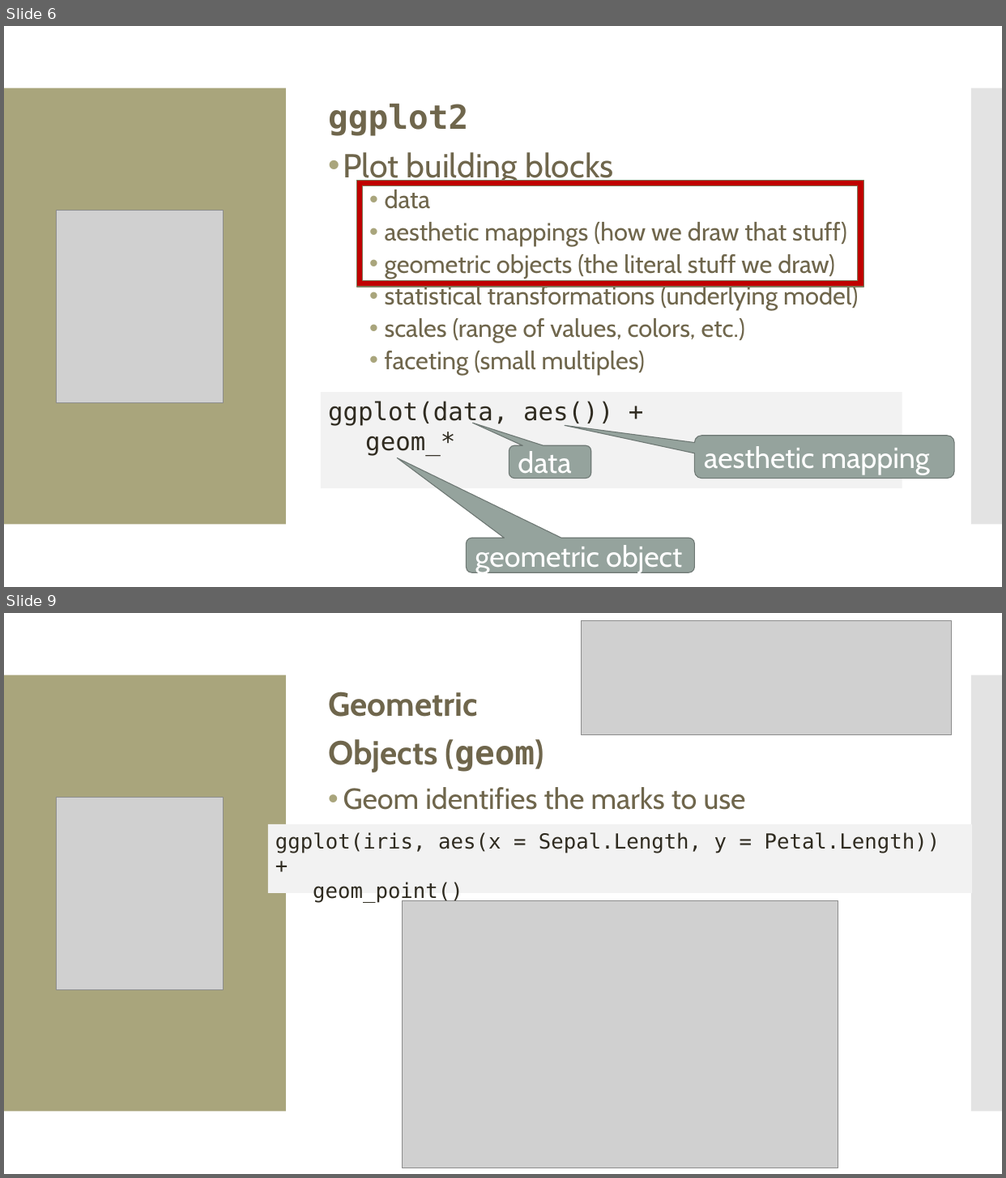
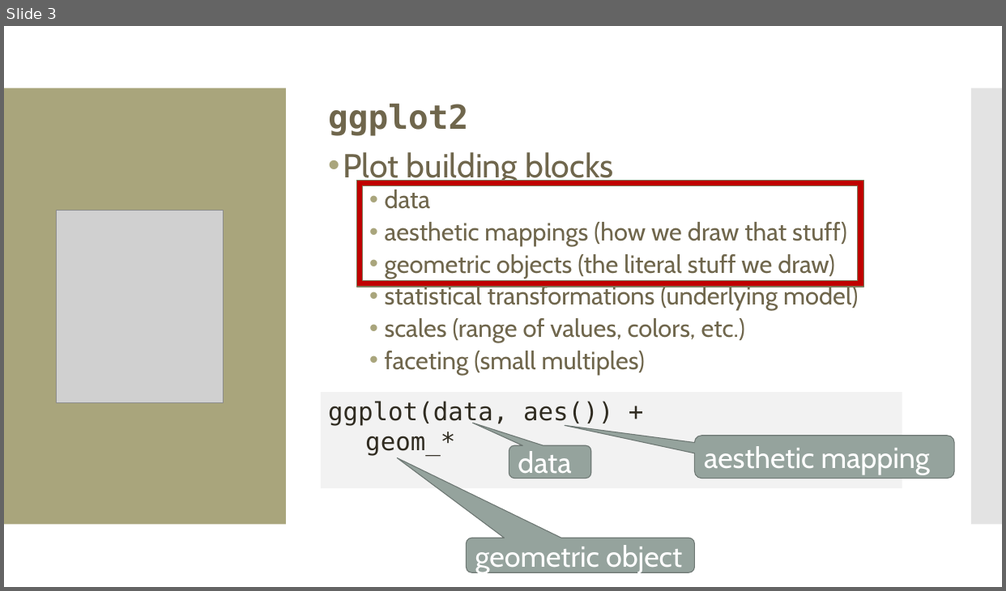
Before and after one commit to amosca01/Intro-DS-F23, a slide deck: slides/07-grammar-of-graphics-color.pptx. Shown one above the other, each under a label of ours: slides 6 and 9 before the commit, slide 3 after it; the slides between them are not shown. The pictures are 1006x1178 and 1006x591 pixels, drawn with LibreOffice and Linux fonts; fonts in the diff are those of the drawing; grey boxes stand for pictures. Boxes give left, top, right and bottom in pixels: in the first picture for what was removed or moved away, otherwise in the second. Text is boxed around its words. In the diff, an @@ line names an element or a change of style, - is before the commit and + after.

```diff
--- a/slides/07-grammar-of-graphics-color.pptx
+++ b/slides/07-grammar-of-graphics-color.pptx
@@ slide 9 removed at <box>4,613,1002,1174</box>, background #FFFFFF; not listed: 2 template elements that a slide beside it also shows @@
@@ picture removed at <box>582,620,952,735</box> @@
@@ text removed at <box>328,692,746,810</box> @@
-Geometric
-Objects (geom)
-• Geom identifies the marks to use
@@ picture removed at <box>57,797,223,990</box> @@
@@ rectangle removed at <box>268,824,973,893</box> @@
-ggplot(iris, aes(x = Sepal.Length, y = Petal.Length)) +
-geom_point()
@@ picture removed at <box>403,901,839,1169</box> @@
@@ what was slide 6 is now slide 3 @@
```
Also in this commit, not shown: 3 slides changed, 20 slides added, 4 other slides removed, 4 other files.
